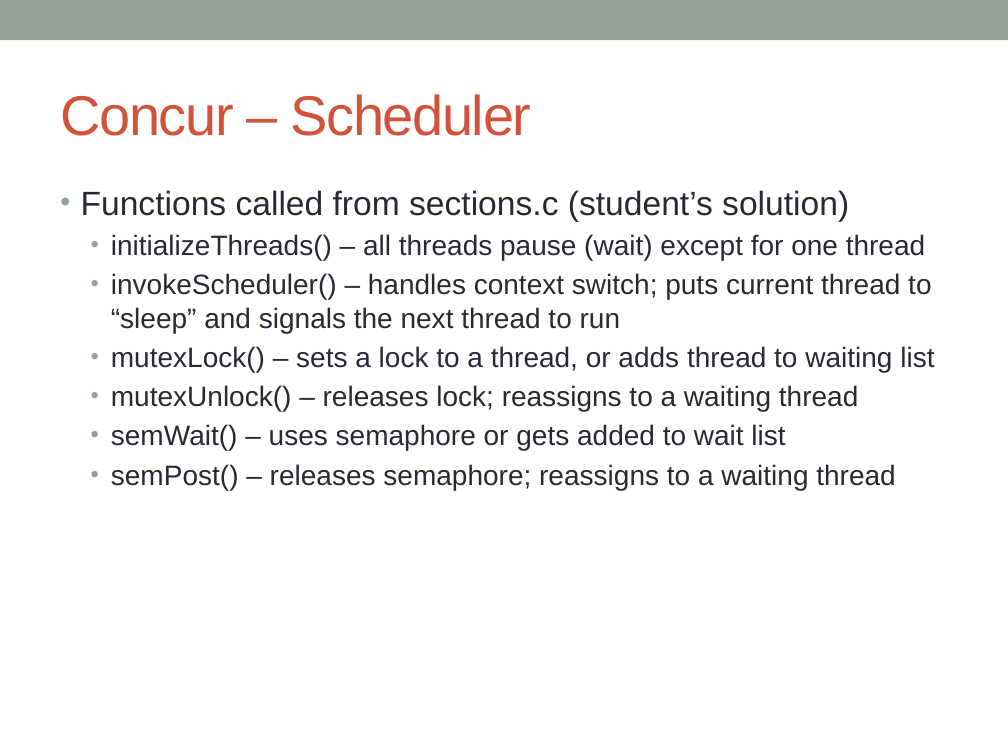
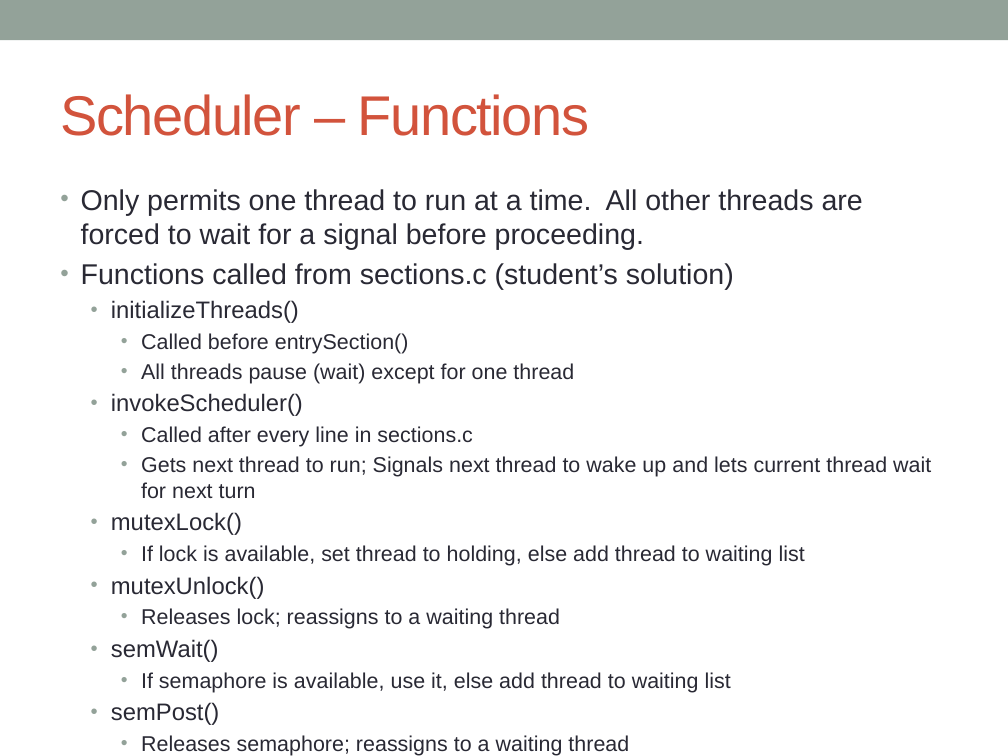
Before and after one commit to concurTestFramework/concurTestFramework, a slide deck: slide 9 of Documents/Concur_Presentation.pptx. Drawn at 1008x756 pixels with LibreOffice and Linux fonts; fonts in the diff are those of the drawing. Boxes give left, top, right and bottom in pixels: in the first picture for what was removed or moved away, otherwise in the second. Text is boxed around its words. In the diff, an @@ line names an element or a change of style, - is before the commit and + after.

```diff
--- a/Documents/Concur_Presentation.pptx
+++ b/Documents/Concur_Presentation.pptx
@@ title at [60, 94, 589, 136]: text changed @@
-Concur – Scheduler
+Scheduler – Functions
@@ text at [81, 189, 863, 249]: paragraph added @@
+• Only permits one thread to run at a time. All other threads are forced to wait for a signal before proceeding.
@@ text at [81, 263, 734, 289]: size 24 to 20.4 pt in "Functions called from sections.c (student’s solution)" @@
@@ text at [111, 300, 931, 725]: text changed; size 20 to 15.3 pt @@
-  • initializeThreads() – all threads pause (wait) except for one thread
-  • invokeScheduler() – handles context switch; puts current thread to “sleep” and signals the next thread to run
-  • mutexLock() – sets a lock to a thread, or adds thread to waiting list
-  • mutexUnlock() – releases lock; reassigns to a waiting thread
-  • semWait() – uses semaphore or gets added to wait list
-  • semPost() – releases semaphore; reassigns to a waiting thread
+  • initializeThreads()
+    • Called before entrySection()
+    • All threads pause (wait) except for one thread
+  • invokeScheduler()
+    • Called after every line in sections.c
+    • Gets next thread to run; Signals next thread to wake up and lets current thread wait for next turn
+  • mutexLock()
+    • If lock is available, set thread to holding, else add thread to waiting list
+  • mutexUnlock()
+    • Releases lock; reassigns to a waiting thread
+  • semWait()
+    • If semaphore is available, use it, else add thread to waiting list
+  • semPost()
+    • Releases semaphore; reassigns to a waiting thread
```
Also in this commit, not shown: 6 other slides changed, 2 slides added, 3 slides removed.
